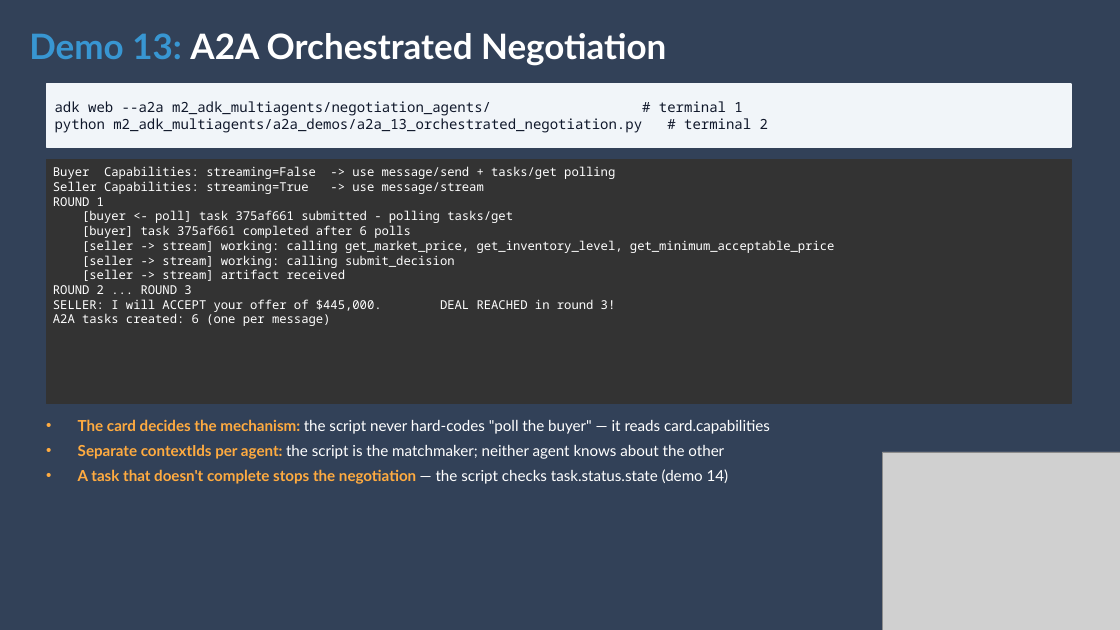
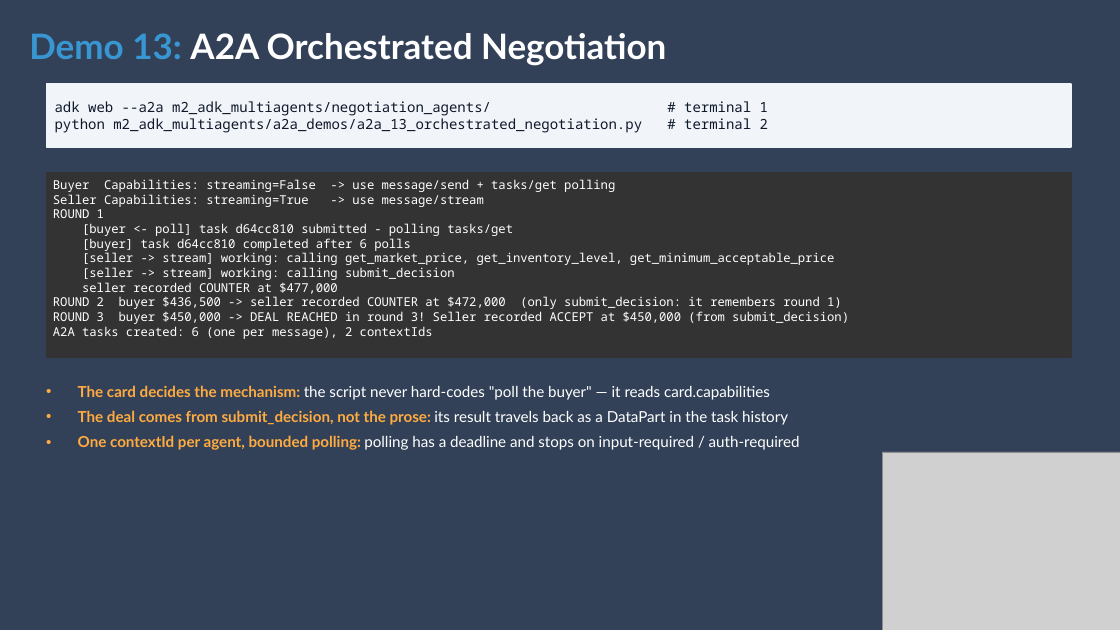
Before and after one commit to jeev1992/real-estate-negotiation-simulator, a slide deck: slide 84 of Week 6 _ Agent Communication Protocols_ MCP, A2A, and Google ADK.pptx (slide 86 before the commit). Drawn at 1120x630 pixels with LibreOffice and Linux fonts; fonts in the diff are those of the drawing; grey boxes stand for pictures. Boxes give left, top, right and bottom in pixels: in the first picture for what was removed or moved away, otherwise in the second. Text is boxed around its words. In the diff, an @@ line names an element or a change of style, - is before the commit and + after.

```diff
--- a/Week 6 _ Agent Communication Protocols_ MCP, A2A, and Google ADK.pptx
+++ b/Week 6 _ Agent Communication Protocols_ MCP, A2A, and Google ADK.pptx
@@ rectangle resized from (x1=46, y1=160, x2=1071, y2=403) to (x1=46, y1=172, x2=1071, y2=357) @@
@@ text "Buyer Capabilities: streaming=False -> use ..." moved from (x1=53, y1=166, x2=835, y2=326) to (x1=53, y1=179, x2=849, y2=339) @@
@@ text at (x1=82, y1=223, x2=513, y2=251): text changed @@
-[buyer <- poll] task 375af661 submitted - polling tasks/get
-[buyer] task 375af661 completed after 6 polls
+[buyer <- poll] task d64cc810 submitted - polling tasks/get
+[buyer] task d64cc810 completed after 6 polls
@@ text at (x1=53, y1=282, x2=849, y2=339): text changed @@
-[seller -> stream] artifact received
-ROUND 2 ... ROUND 3
-SELLER: I will ACCEPT your offer of $445,000. DEAL REACHED in round 3!
-A2A tasks created: 6 (one per message)
+seller recorded COUNTER at $477,000
+ROUND 2 buyer $436,500 -> seller recorded COUNTER at $472,000 (only submit_decision: it remembers round 1)
+ROUND 3 buyer $450,000 -> DEAL REACHED in round 3! Seller recorded ACCEPT at $450,000 (from submit_decision)
+A2A tasks created: 6 (one per message), 2 contextIds
@@ text "The card decides the mechanism: ..." moved from (x1=78, y1=419, x2=770, y2=484) to (x1=78, y1=385, x2=800, y2=450) @@
@@ text at (x1=78, y1=410, x2=800, y2=450): text changed @@
-• Separate contextIds per agent: the script is the matchmaker; neither agent knows about the other
-• A task that doesn't complete stops the negotiation — the script checks task.status.state (demo 14)
+• The deal comes from submit_decision, not the prose: its result travels back as a DataPart in the task history
+• One contextId per agent, bounded polling: polling has a deadline and stops on input-required / auth-required
```
Also in this commit, not shown: 1 other slide changed, 7 slides added, 21 other files.
